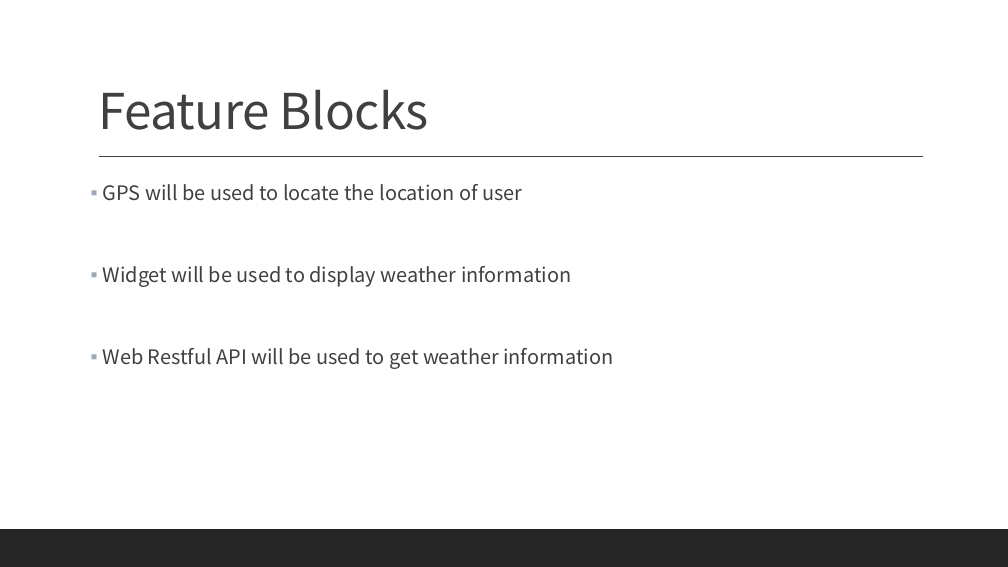
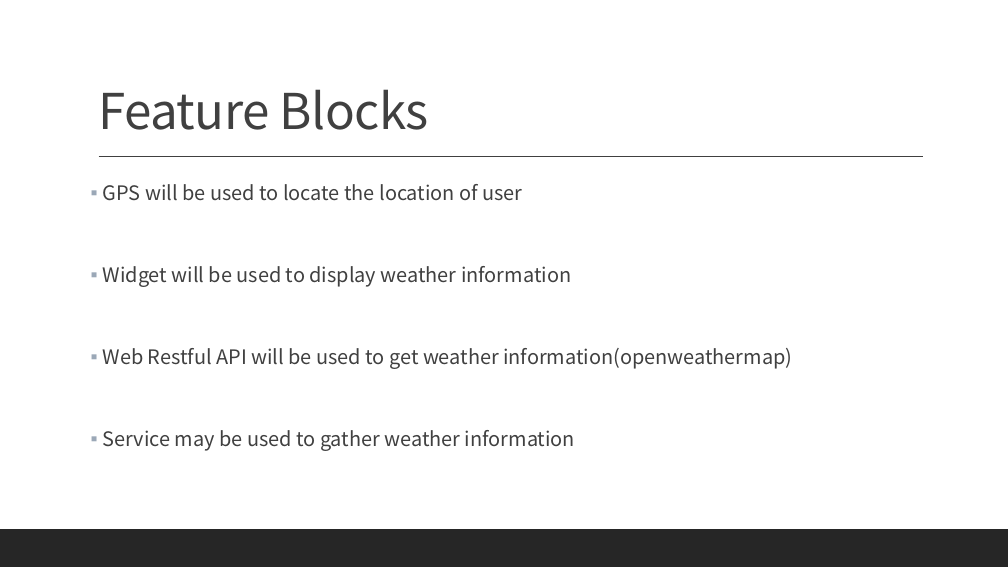
Before and after one commit to wuxuejun0280/MobileComputing-IOT, a slide deck: slide 5 of Weather Application.pptx (slide 4 before the commit). Drawn at 1008x567 pixels with LibreOffice and Linux fonts; fonts in the diff are those of the drawing. Boxes give left, top, right and bottom in pixels: in the first picture for what was removed or moved away, otherwise in the second. Text is boxed around its words. In the diff, an @@ line names an element or a change of style, - is before the commit and + after.

Commit message:
Add files via upload
Minor change to the slides

```diff
--- a/Weather Application.pptx
+++ b/Weather Application.pptx
@@ text at <box>103,348,792,451</box>: text changed @@
-▪ Web Restful API will be used to get weather information
+▪ Web Restful API will be used to get weather information(openweathermap)
+▪ Service may be used to gather weather information
```
Also in this commit, not shown: 1 other slide changed, 2 slides added.
